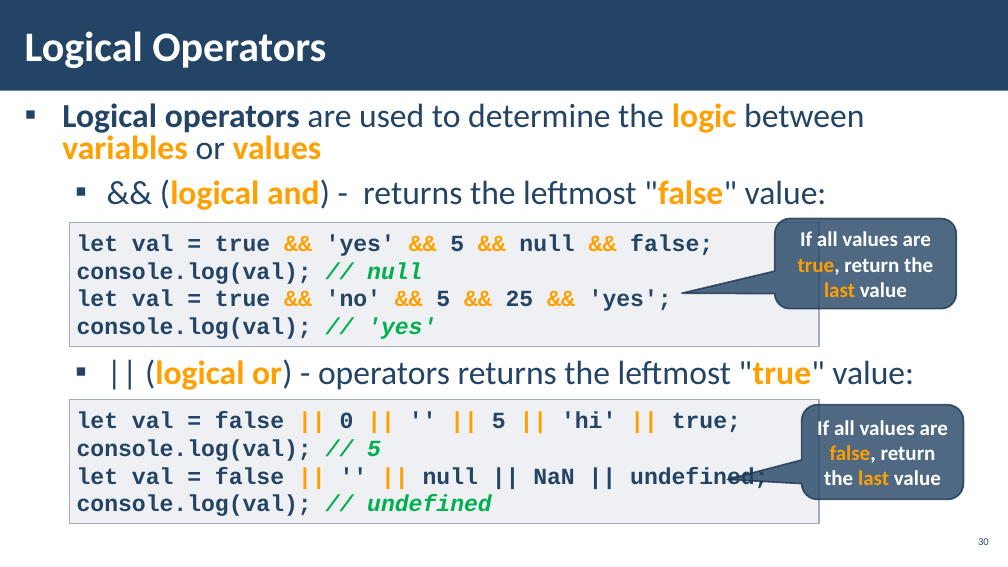
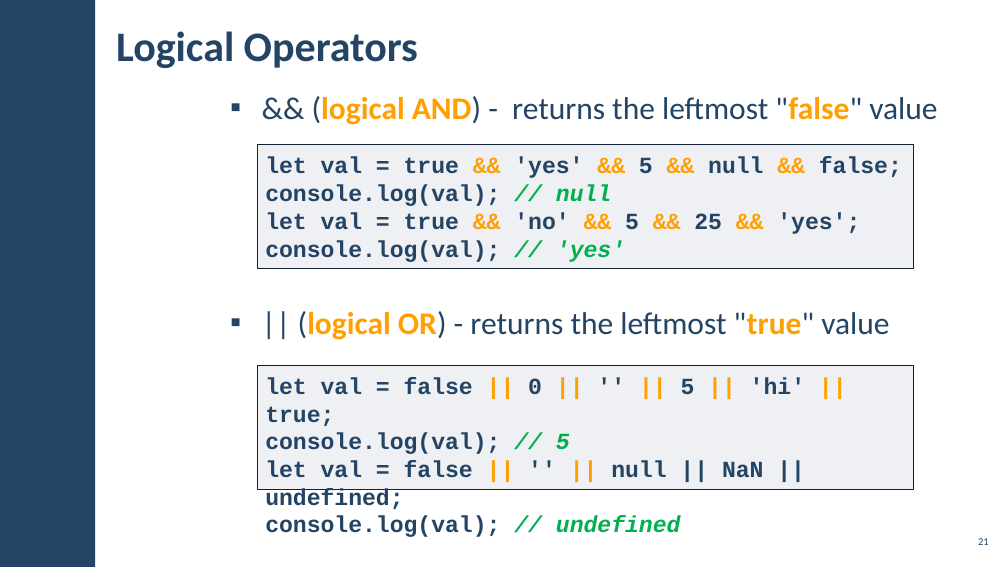
Before and after one commit to pirocorp/JS-Essentials, a slide deck: slide 21 of 01. JAVASCRIPT SYNTAX AND OPERATORS/01. JS-Fundamentals-JavaScript-Syntax-and-Operators.pptx (slide 30 before the commit). Drawn at 1008x567 pixels with LibreOffice and Linux fonts; fonts in the diff are those of the drawing; background and template pictures are left out. Boxes give left, top, right and bottom in pixels: in the first picture for what was removed or moved away, otherwise in the second. Text is boxed around its words. In the diff, an @@ line names an element or a change of style, - is before the commit and + after.

```diff
--- a/01. JAVASCRIPT SYNTAX AND OPERATORS/01. JS-Fundamentals-JavaScript-Syntax-and-Operators.pptx
+++ b/01. JAVASCRIPT SYNTAX AND OPERATORS/01. JS-Fundamentals-JavaScript-Syntax-and-Operators.pptx
@@ rectangle removed at [0,0,1008,91] @@
@@ rectangle added at [0,0,95,567], fill #234465 @@
@@ title "Logical Operators": place and size @@
-title "Logical Operators" at [25,31,326,68]
+title "Logical Operators" at [116,31,418,68]
@@ title "Logical Operators" at [116,31,418,68]: text colour #FFFFFF to #234465 @@
@@ text at [298,96,937,340]: text changed; size 32 to 30 pt @@
-▪ Logical operators are used to determine the logic between
-  variables or values
-  ▪ && (logical and) - returns the leftmost "false" value:
-  ▪ || (logical or) - operators returns the leftmost "true" value:
+  ▪ && (logical AND) - returns the leftmost "false" value
+  ▪ || (logical OR) - returns the leftmost "true" value
@@ rectangle "let val = true && ..." at [258,145,914,269]: outline #A3ABBC 1 pt to #112233 1 pt @@
@@ rectangle "let val = true && ...": place and size @@
-rectangle "let val = true && ..." at [69,222,819,346]
+rectangle "let val = true && ..." at [258,145,914,269]
@@ rounded speech box removed at [775,219,957,309] @@
-If all values are true, return the last value
@@ rectangle "let val = false || ...": place and size @@
-rectangle "let val = false || ..." at [69,400,819,524]
+rectangle "let val = false || ..." at [258,365,914,489]
@@ rectangle "let val = false || ..." at [258,365,914,489]: outline #A3ABBC 1 pt to #112233 1 pt @@
@@ rounded speech box removed at [802,405,963,499] @@
-If all values are false, return the last value
@@ page number at [978,538,989,545]: text changed @@
-30
+21
```
Also in this commit, not shown: 26 other slides changed, 35 slides added, 13 slides removed.
